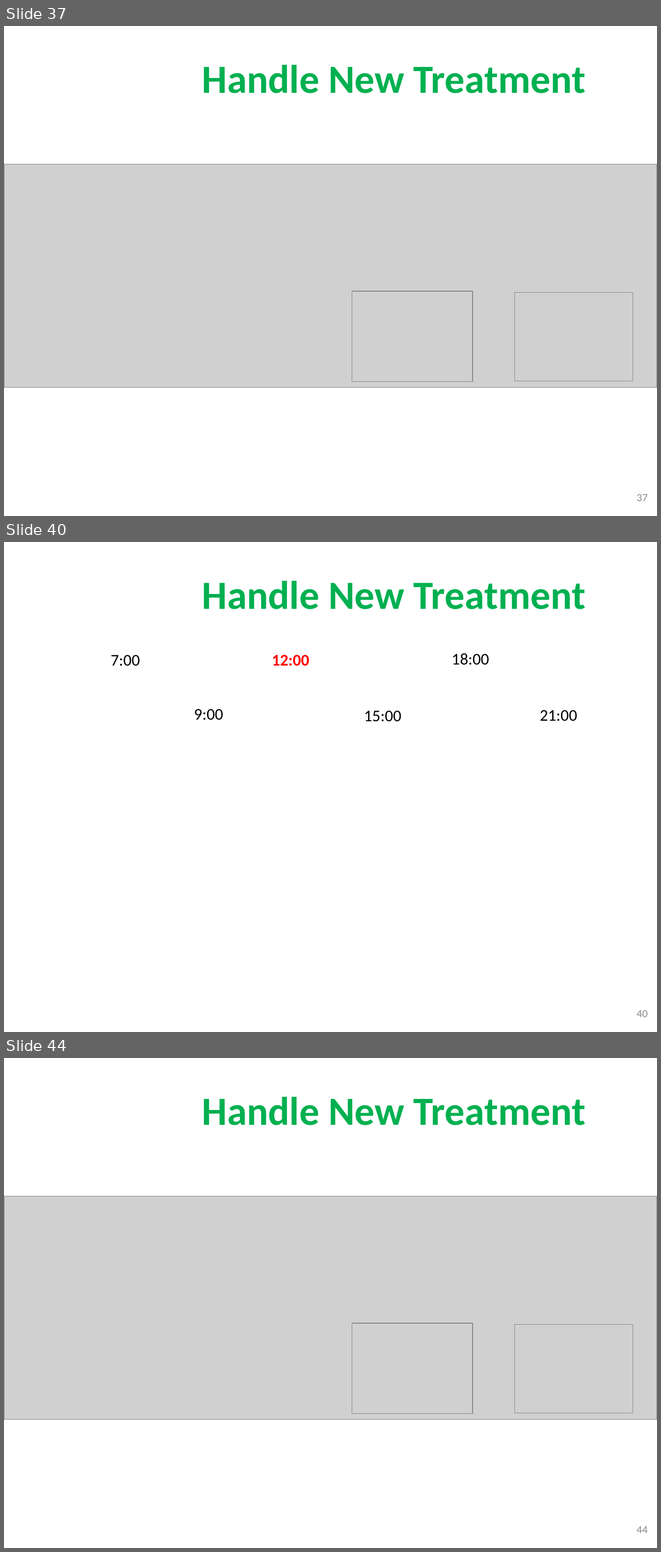
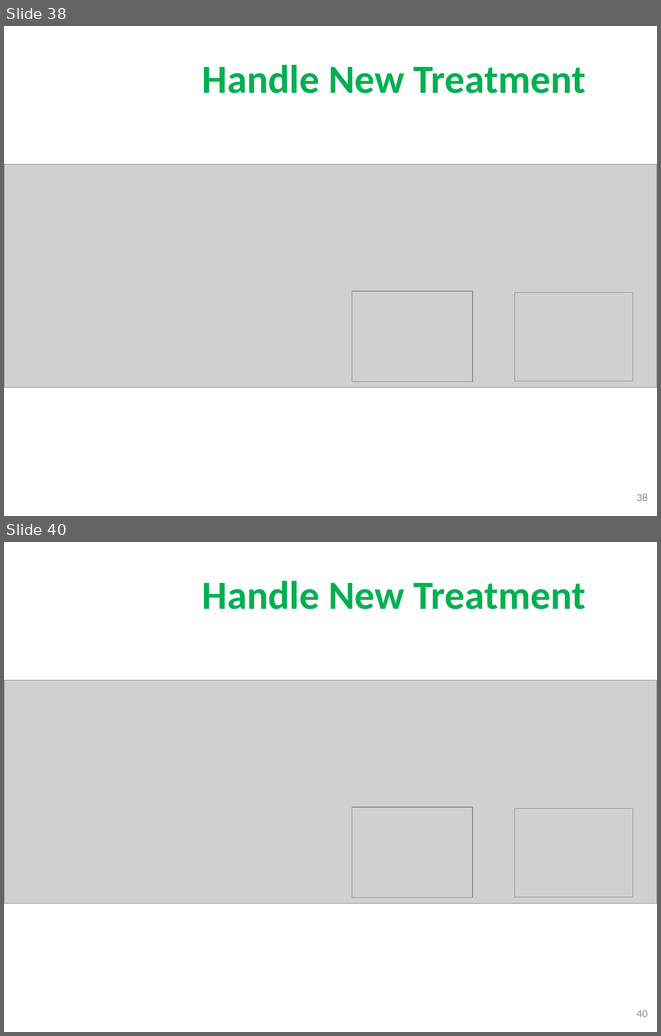
Before and after one commit to quantdse60878/HSTS, a slide deck: docs/Temperature Presentation/Khuong/khuong3.pptx. Shown one above the other, each under a label of ours: slides 37, 40 and 44 before the commit, slides 38 and 40 after it; the slides between them are not shown. The pictures are 661x1552 and 661x1036 pixels, drawn with LibreOffice and Linux fonts; fonts in the diff are those of the drawing; grey boxes stand for pictures; background and template pictures are left out. Boxes give left, top, right and bottom in pixels: in the first picture for what was removed or moved away, otherwise in the second. Text is boxed around its words. In the diff, an @@ line names an element or a change of style, - is before the commit and + after.

```diff
--- a/docs/Temperature Presentation/Khuong/khuong3.pptx
+++ b/docs/Temperature Presentation/Khuong/khuong3.pptx
@@ slide 40 removed at <box>4,542,657,1032</box>, background picture (left out) @@
@@ text removed at <box>202,581,585,609</box> @@
-Handle New Treatment
@@ text removed at <box>111,655,140,666</box> @@
-7:00
@@ text removed at <box>272,654,309,666</box> @@
-12:00
@@ text removed at <box>452,653,489,665</box> @@
-18:00
@@ text removed at <box>194,709,223,720</box> @@
-9:00
@@ text removed at <box>364,711,402,722</box> @@
-15:00
@@ text removed at <box>540,710,577,721</box> @@
-21:00
@@ page number removed at <box>637,1010,648,1017</box> @@
-40
@@ what was slide 37 is now slide 38 @@
@@ page number at <box>637,493,648,501</box>: text changed @@
-37
+38
@@ what was slide 44 is now slide 40 @@
@@ page number at <box>637,1010,648,1017</box>: text changed @@
-44
+40
```
Also in this commit, not shown: 26 slides changed, 2 slides added, 5 other slides removed.
